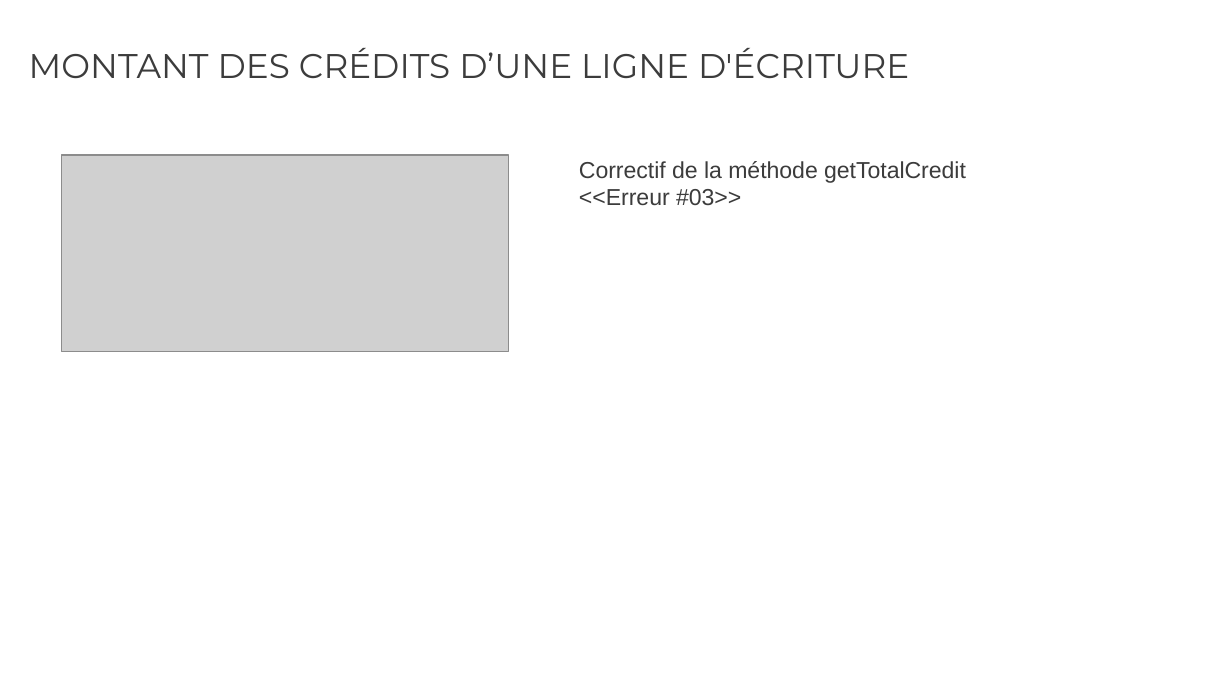
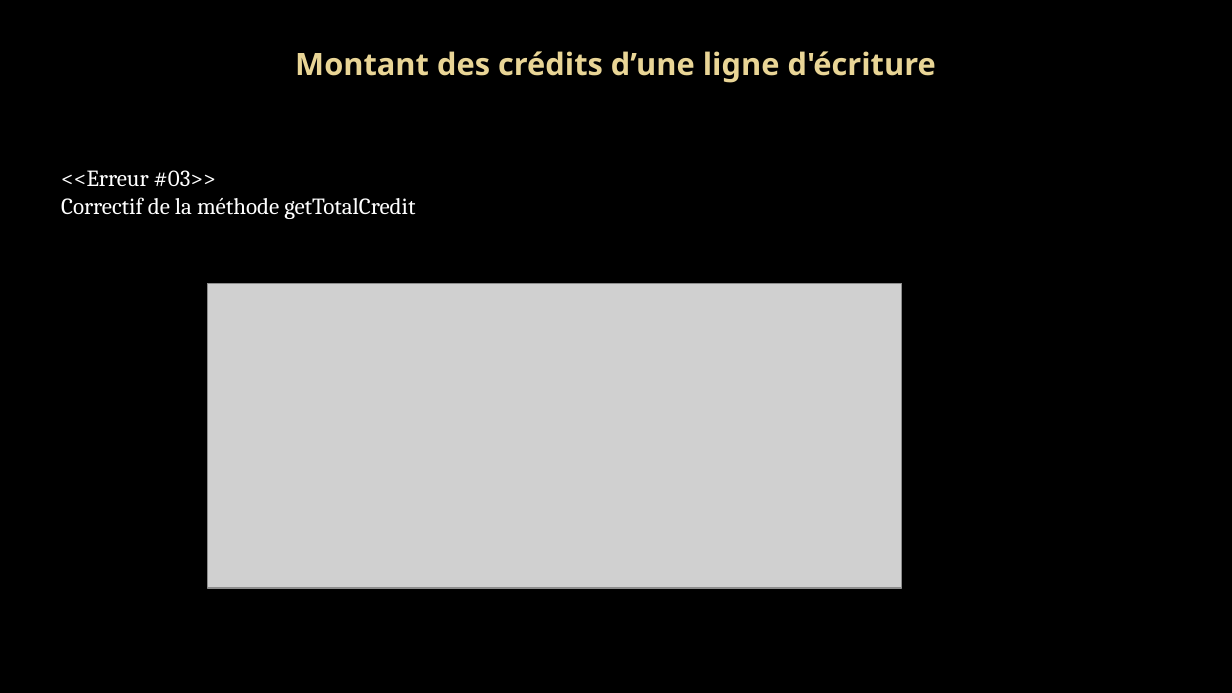
Before and after one commit to rvallet/ocp9-projetB4, a slide deck: slide 5 of doc/Présentation_OCP9_projetB4.pptx (slide 6 before the commit). Drawn at 1232x693 pixels with LibreOffice and Linux fonts; fonts in the diff are those of the drawing; grey boxes stand for pictures; background and template pictures are left out. Boxes give left, top, right and bottom in pixels: in the first picture for what was removed or moved away, otherwise in the second. Text is boxed around its words. In the diff, an @@ line names an element or a change of style, - is before the commit and + after.

```diff
--- a/doc/Présentation_OCP9_projetB4.pptx
+++ b/doc/Présentation_OCP9_projetB4.pptx
@@ background #FFFFFF to picture (left out) @@
@@ title at [295,51,936,83]: text changed; size 20 to 18 pt; font Montserrat to Noto Sans; text colour #3C3C3C to gradient #EAD696 to #E7D081; bold on @@
-MONTANT DES CRÉDITS D’UNE LIGNE D'ÉCRITURE
+Montant des crédits d’une ligne d'écriture
@@ text at [61,170,415,219]: text changed; font Arial to Cambria; text colour #3C3C3C to #FFFFFF @@
-Correctif de la méthode getTotalCredit <<Erreur #03>>
+<<Erreur #03>>
+Correctif de la méthode getTotalCredit
@@ picture: place and size @@
-picture at [62,155,509,351]
+picture at [207,283,902,588]
```
Also in this commit, not shown: 10 other slides changed, 4 slides added.
